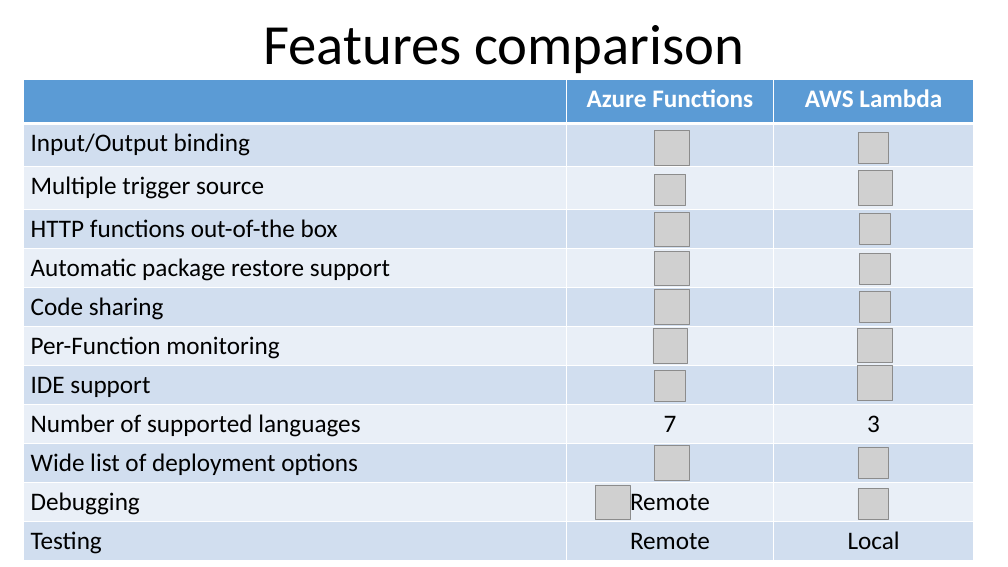
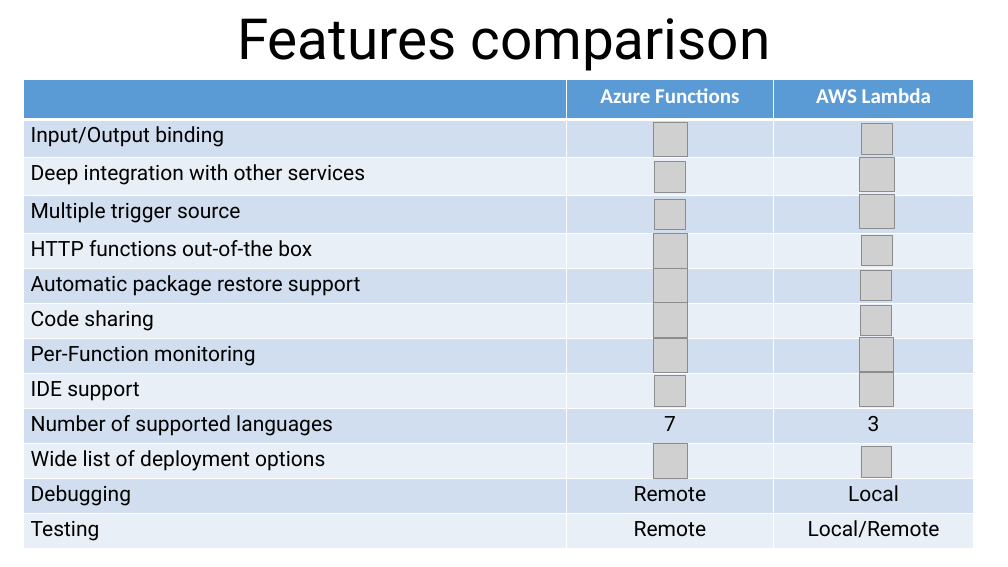
Before and after one commit to alex-zyl/FunctionsVSLambda, a slide deck: slide 27 of Presentation/Presentation.pptx (slide 19 before the commit). Drawn at 1008x567 pixels with LibreOffice and Linux fonts; fonts in the diff are those of the drawing; grey boxes stand for pictures. Boxes give left, top, right and bottom in pixels: in the first picture for what was removed or moved away, otherwise in the second. Text is boxed around its words. In the diff, an @@ line names an element or a change of style, - is before the commit and + after.

```diff
--- a/Presentation/Presentation.pptx
+++ b/Presentation/Presentation.pptx
@@ text "Features comparison" at [237, 18, 770, 71]: font Calibri to Roboto @@
@@ table at [23, 80, 974, 549] @@
+row 3: Deep integration with other services |  | 
-row 5, column 3: -
+row 5, column 3: 
-row 6, column 2: +
+row 6, column 2: 
-row 6, column 3: -
+row 6, column 3: 
-row 7, column 2: +
+row 7, column 2: 
-row 7, column 3: -
+row 7, column 3: 
-row 8, column 2: +
+row 8, column 2: 
-row 12, column 3: -
+row 12, column 3: Local
-row 13, column 3: Local
+row 13, column 3: Local/Remote
@@ picture: place and size @@
-picture at [655, 131, 690, 166]
+picture at [653, 123, 688, 157]
@@ picture: place and size @@
-picture at [858, 132, 889, 163]
+picture at [861, 124, 892, 155]
@@ picture: place and size @@
-picture at [655, 174, 686, 205]
+picture at [655, 162, 686, 193]
@@ picture: place and size @@
-picture at [858, 171, 893, 206]
+picture at [860, 157, 895, 192]
@@ picture: place and size @@
-picture at [858, 488, 889, 520]
+picture at [655, 199, 686, 230]
@@ picture: place and size @@
-picture at [596, 485, 631, 520]
+picture at [860, 194, 895, 229]
@@ picture: place and size @@
-picture at [655, 251, 690, 286]
+picture at [653, 234, 688, 268]
@@ picture: place and size @@
-picture at [860, 253, 891, 284]
+picture at [861, 235, 892, 266]
@@ picture: place and size @@
-picture at [655, 212, 690, 247]
+picture at [653, 268, 688, 303]
@@ picture: place and size @@
-picture at [860, 291, 891, 322]
+picture at [861, 270, 892, 301]
@@ picture: place and size @@
-picture at [653, 329, 688, 364]
+picture at [653, 302, 688, 337]
@@ picture: place and size @@
-picture at [860, 214, 891, 245]
+picture at [861, 306, 892, 337]
@@ picture: place and size @@
-picture at [655, 290, 690, 324]
+picture at [653, 338, 688, 373]
@@ picture: place and size @@
-picture at [858, 328, 892, 363]
+picture at [859, 337, 894, 372]
@@ picture: place and size @@
-picture at [655, 371, 686, 402]
+picture at [655, 376, 686, 407]
@@ picture: place and size @@
-picture at [858, 366, 892, 401]
+picture at [859, 373, 894, 408]
```
Also in this commit, not shown: 25 other slides changed, 12 slides added, 3 slides removed, 23 other files.
